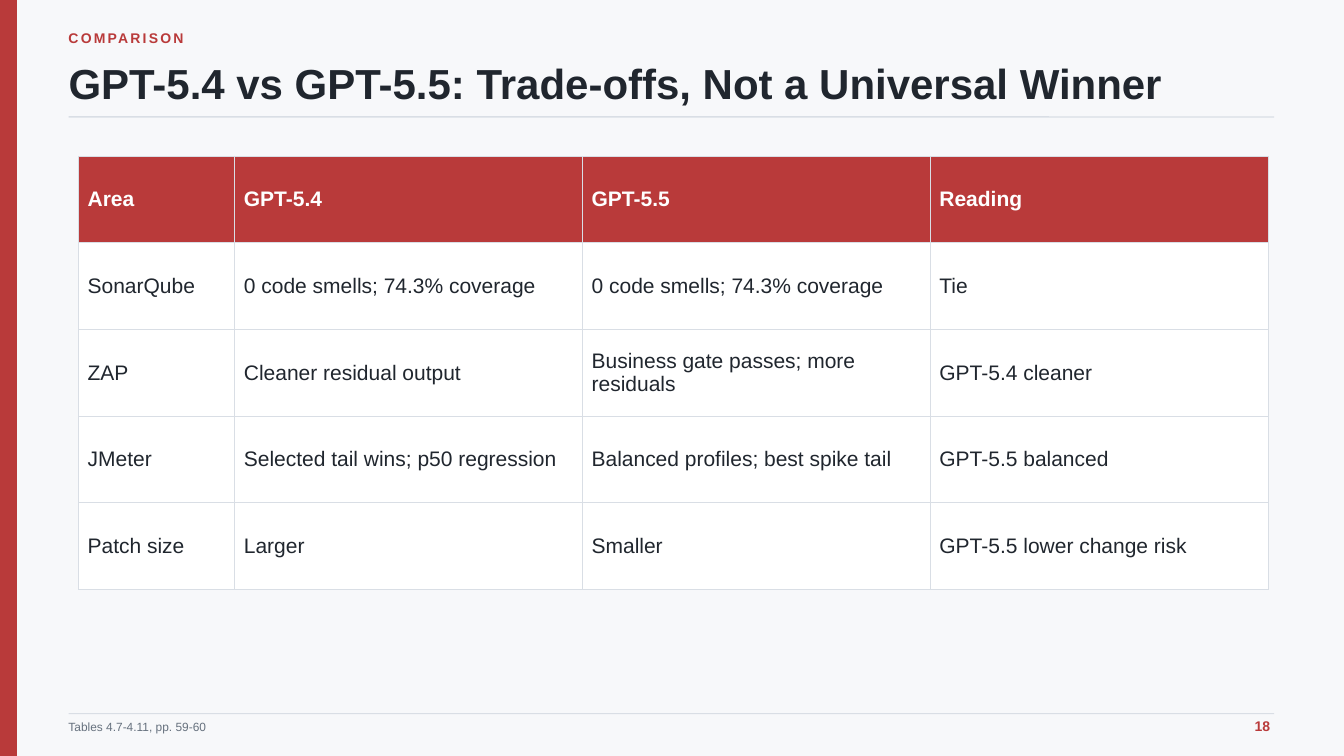
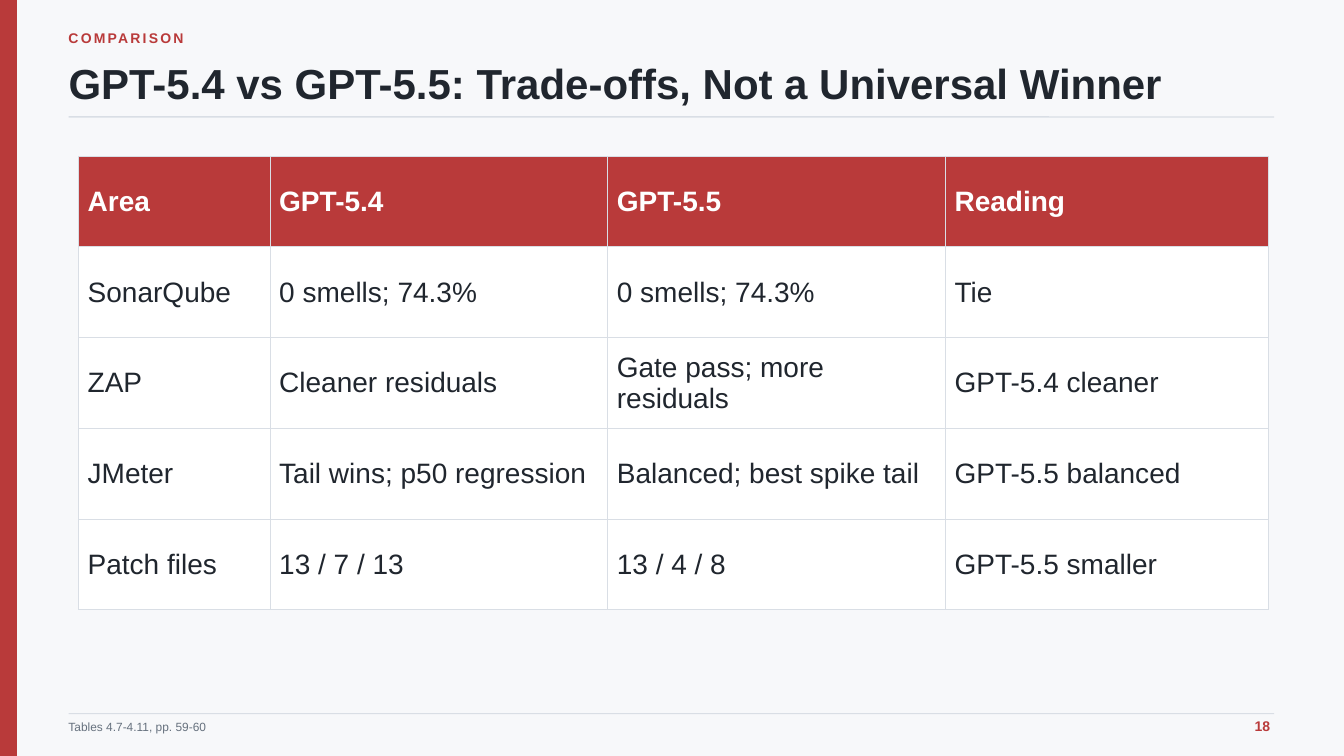
Before and after one commit to minatozaki98/financial-accounting, a slide deck: slide 18 of Document/outputs/final-defense/G6519692_Zaw_Ye_Htut_Ko_Final_Thesis_Defense.pptx. Drawn at 1344x756 pixels with LibreOffice and Linux fonts; fonts in the diff are those of the drawing. Boxes give left, top, right and bottom in pixels: in the first picture for what was removed or moved away, otherwise in the second. Text is boxed around its words. In the diff, an @@ line names an element or a change of style, - is before the commit and + after.

```diff
--- a/Document/outputs/final-defense/G6519692_Zaw_Ye_Htut_Ko_Final_Thesis_Defense.pptx
+++ b/Document/outputs/final-defense/G6519692_Zaw_Ye_Htut_Ko_Final_Thesis_Defense.pptx
@@ table at (79,156,1268,650) @@
-row 2, column 2: 0 code smells; 74.3% coverage
+row 2, column 2: 0 smells; 74.3%
-row 2, column 3: 0 code smells; 74.3% coverage
+row 2, column 3: 0 smells; 74.3%
-row 3, column 2: Cleaner residual output
+row 3, column 2: Cleaner residuals
-row 3, column 3: Business gate passes; more residuals
+row 3, column 3: Gate pass; more residuals
-row 4, column 2: Selected tail wins; p50 regression
+row 4, column 2: Tail wins; p50 regression
-row 4, column 3: Balanced profiles; best spike tail
+row 4, column 3: Balanced; best spike tail
-row 5: Patch size | Larger | Smaller | GPT-5.5 lower change risk
+row 5: Patch files | 13 / 7 / 13 | 13 / 4 / 8 | GPT-5.5 smaller
@@ size 15 to 20 pt in "Area", "GPT-5.4", "GPT-5.5", "Reading" and 6 more places @@
```
Also in this commit, not shown: 4 other slides changed, 9 other files.
